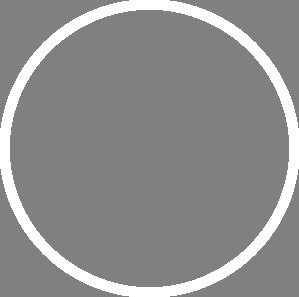
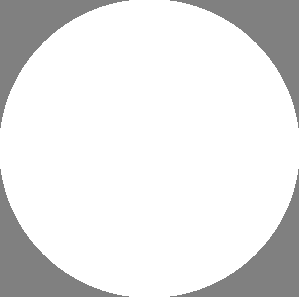
Comparing the layer stacks of the two 299px x 297px images. Changes:
moved "outer-circle" above "inner-circle" over (10, 10, 289, 287)
showed "inner-circle" over (10, 10, 289, 287)
